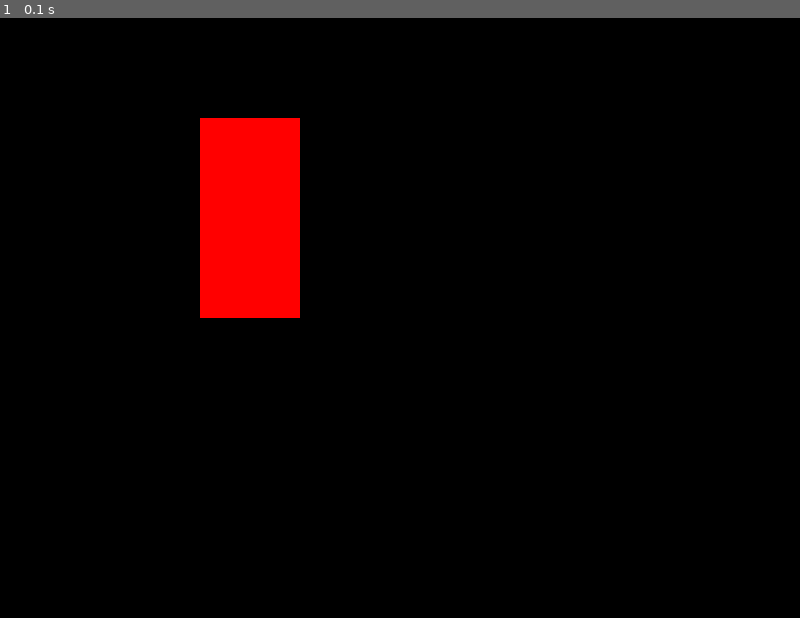
Above: before the commit, frame 1.
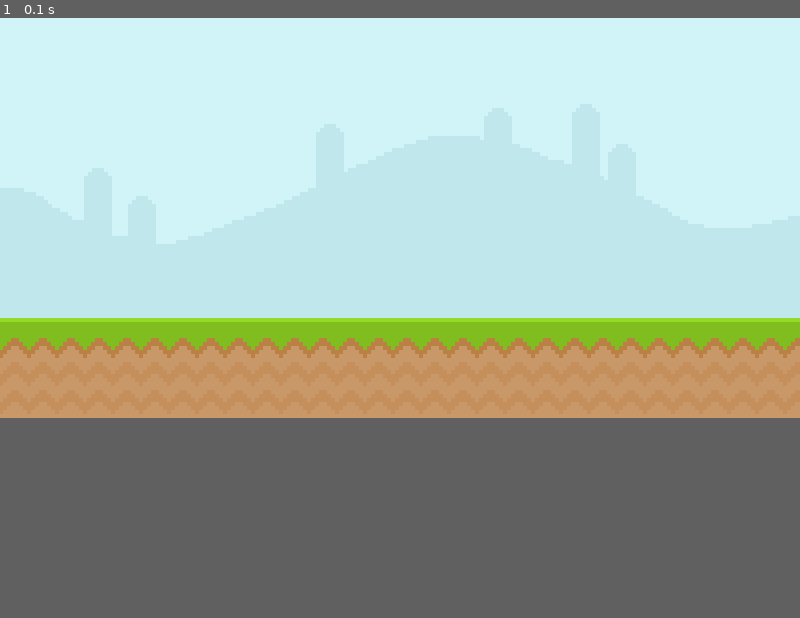
Above: after the commit, the same moment.

Repository: dennis-adrian/learing_pygame
Game: pygame game, started from main.py
Same seed, same stepped clock (60 frames per second), same inputs: the game is played once before the commit and once after it.
Inputs:
- Up to frame 1 (0.1 s): no input
The window is 800x600 before the commit and 800x400 after it. Grey fills any space a smaller window leaves; there, only what the larger window draws over its background counts as a difference.

The runs differ from the first frame. In frame 1, 67% of the frame differs, in the area x 0-100%, y 0-67%.

Commit message:
Importing assets and displaying an image

Diff:
--- a/main.py
+++ b/main.py
@@ -7,15 +7,14 @@
 # create a display surface object which is the window the players will see
 # set_mode() is a function that creates a display surface object
 # set_mode() should receive at least one argument which is a tuple of width and height
-screen = pygame.display.set_mode((800, 600))
+screen = pygame.display.set_mode((800, 400))
 # set the title of the window
 pygame.display.set_caption(TITLE)
 # create a clock object to control the frame rate
 clock = pygame.time.Clock()
-# create a surface object to show a color on the screen
-test_surface = pygame.Surface((100, 200))
-# fill the surface with a color
-test_surface.fill((255, 0, 0))
+# creating a sky image surface object
+sky_surface = pygame.image.load(SKY)
+ground_surface = pygame.image.load(GROUND)
 
 while True:
     # inside this loop we're going to draw all our elements
@@ -34,7 +33,8 @@
 
     # now we want to display our surface on the screen
     # blit stands for block image transfer and it's just a fancy way to say we want to put one surface on top of another
-    screen.blit(test_surface, (200, 100))
+    screen.blit(sky_surface, (0, 0))
+    screen.blit(ground_surface, (0, 300))
 
     # we update the display at the end of the loop so that any changes made are reflected on the screen
     pygame.display.update()
--- a/utils/constants.py
+++ b/utils/constants.py
@@ -1,2 +1,6 @@
 TITLE = "Learning Pygame"
 FPS = 60
+
+# Assets paths
+SKY = "assets/graphics/Sky.png"
+GROUND = "assets/graphics/ground.png"
Binary file added: assets/font/Pixeltype.ttf
Binary file added: assets/graphics/Fly/Fly1.png
Binary file added: assets/graphics/Fly/Fly2.png
Binary file added: assets/graphics/Player/jump.png
Binary file added: assets/graphics/Player/player_stand.png
Binary file added: assets/graphics/Player/player_walk_1.png
Binary file added: assets/graphics/Player/player_walk_2.png
Binary file added: assets/graphics/Sky.png
Binary file added: assets/graphics/ground.png
Binary file added: assets/graphics/snail/snail1.png
Binary file added: assets/graphics/snail/snail2.png
Not shown, added: assets/audio/jump.mp3
(and 1 more such lines)
